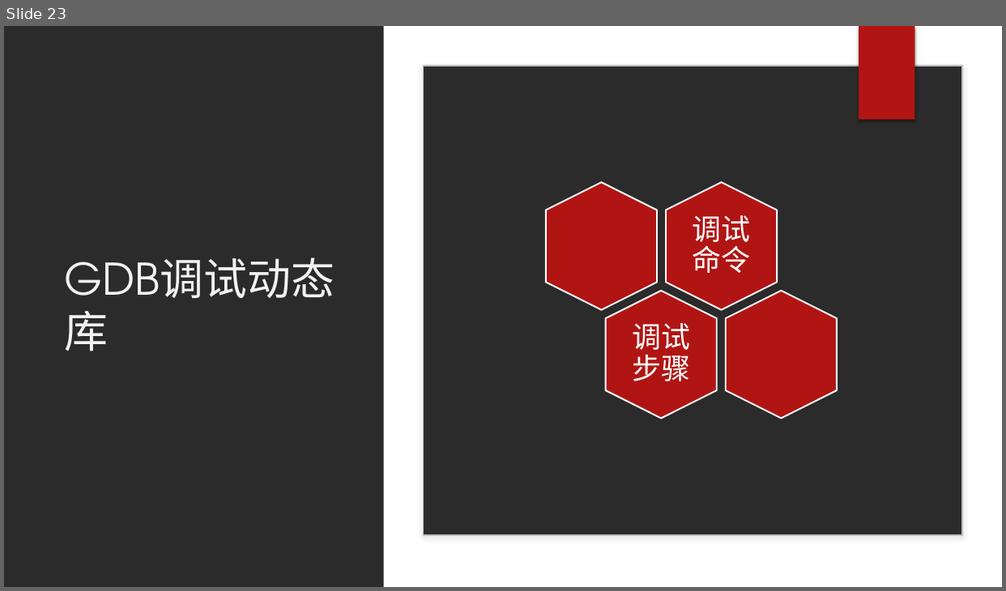
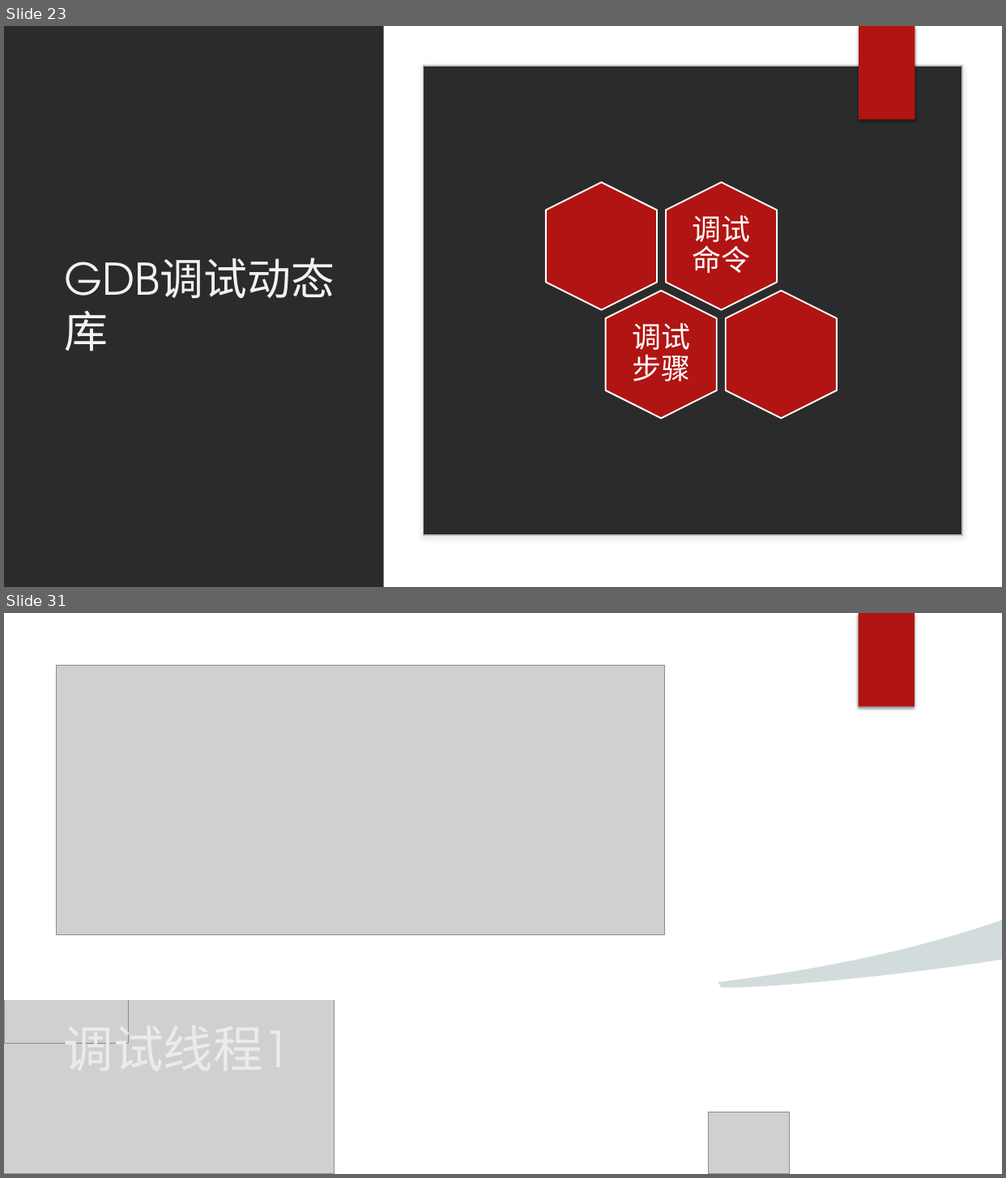
Before and after one commit to wangqinghe95/Program-Debug, a slide deck: ProgramDebug.pptx. Shown one above the other, each under a label of ours: slide 23 before the commit, slides 23 and 31 after it; the slides between them are not shown. The pictures are 1006x591 and 1006x1178 pixels, drawn with LibreOffice and Linux fonts; fonts in the diff are those of the drawing; grey boxes stand for pictures; background and template pictures are left out; a plain dark background stands for a picture behind light text. Boxes give left, top, right and bottom in pixels: in the first picture for what was removed or moved away, otherwise in the second. Text is boxed around its words. In the diff, an @@ line names an element or a change of style, - is before the commit and + after.

```diff
--- a/ProgramDebug.pptx
+++ b/ProgramDebug.pptx
@@ slide 31 added at (4, 613, 1002, 1174), background #FFFFFF @@
@@ rectangle added at (4, 613, 1002, 1000), fill #FFFFFF @@
@@ picture added at (659, 613, 790, 707) @@
@@ rectangle added at (859, 613, 914, 707), fill #B01513 @@
@@ picture added at (56, 666, 665, 935) @@
@@ picture added at (4, 832, 334, 1174) @@
@@ picture added at (4, 850, 128, 1043) @@
@@ freeform shape added at (718, 921, 1002, 988), fill #1E5155 at 20% opacity @@
@@ title added at (64, 1016, 292, 1044), 48 pt, text #EBEBEB @@
+调试线程1
@@ picture added at (709, 1112, 790, 1174) @@
```
Also in this commit, not shown: 2 slides changed, 8 other slides added, 1 slide removed, 12 other files.
